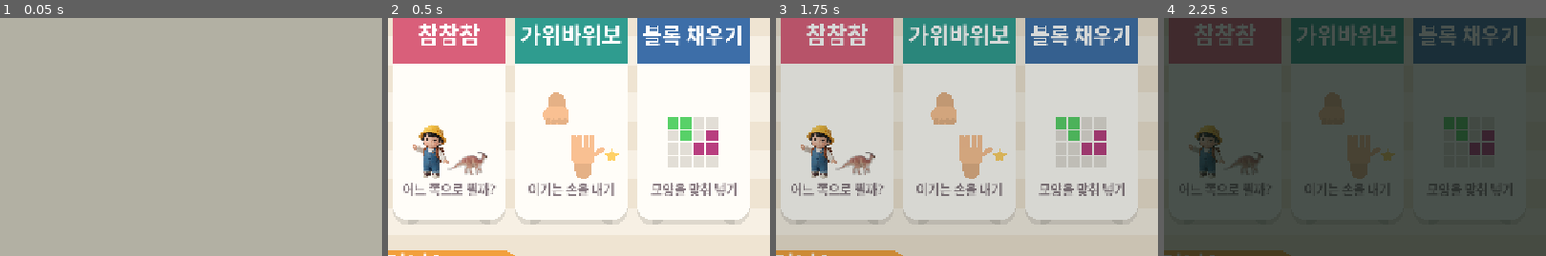
Above: before the commit, frames 1-4 (left to right).
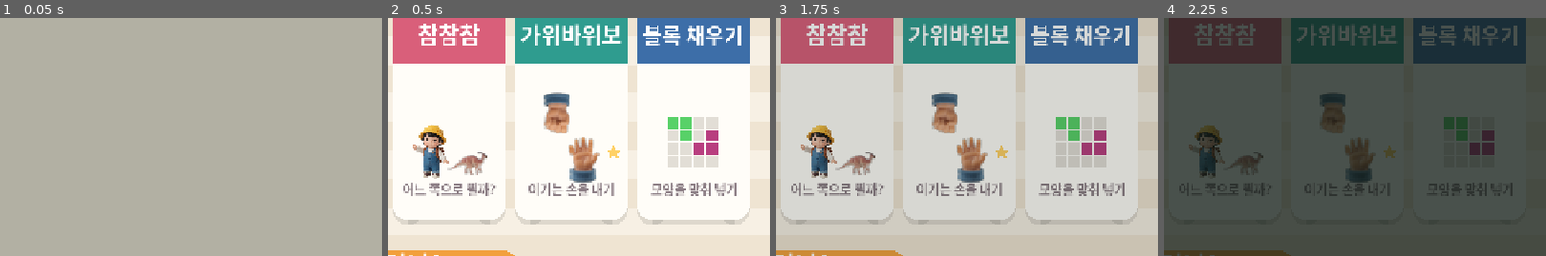
Above: after the commit, the same moments.

Repository: DevJieung/JingIPA
Game: Godot game, scene res://shell/boot.tscn
Two runs of this game, one before a commit and one after it. Both use one fixed random seed, a clock stepped at 60 frames per second and the inputs below.
Inputs (mouse positions are % of the whole screen's width and height, from its top left):
- Up to frame 1 (0.05 s): no input
- Up to frame 2 (0.5 s): no input
- Up to frame 3 (1.75 s): tap Enter at 0.5 s; drag from (50, 50) to (60, 28) at 0.52 s; click "집으로" at 1.25 s
- Up to frame 4 (2.25 s): drag from (30, 55) to (45, 70) at 2.02 s
The pictures show only the part of the screen within x 50-100%, y 26-76%; the shares and areas given below are measured in that part.

Frame 1 is identical in both runs. In frame 2, 2.5% of the frame differs, in the area x 40-61%, y 31-70%; in frame 3, 2.4%; in frame 4, 1.1%.

Commit message:
가위바위보 — 손을 공룡·두리와 같은 장난감 손으로
옆에 선 공룡은 손으로 칠한 피규어 사진인데 손만 납작한 색면이라 통째로 겉돌았다.
Krea 2 로 손 셋을 같은 화풍(장난감 피규어)으로 뽑아 갈아 끼웠다. 소매는 두리의
멜빵바지와 같은 데님이라, 잘린 손목이 아니라 "옷 입은 손"으로 보이면서 누구
손인지도 글자 없이 읽힌다.

규칙 27 을 깨지 않는다 — 손은 판정이 안 보는 그림이다 (누르는 것은 카드 네모다).
자리와 크기는 여전히 도형이 정하고(HAND_WRIST·HAND_LIFT 를 _fist 의 손목에서
역산했다), 그림은 거기 맞춰 앉는다. 그래서 가위바위보·허브의 자리값을 하나도
다시 안 맞췄고, 그림이 없으면 도형으로 돈다.

- core/look.gd: draw_hand 가 그림이 있으면 그림, 없으면 기존 도형.
  draw_set_transform 을 안 쓰고 네 귀퉁이를 직접 돌린다 (부르는 쪽 변환을
  지우면 안 된다). 좌우로 뒤집지 않는다 — 상대 손은 180도 회전이다 (규칙 26).
- tools/theme/gen_theme.py: 손 한 벌 + fit_hand. 손목 밴드를 자로 삼아 세 장을
  같은 512x512 틀에 앉힌다. 시드는 실루엣이 제일 또렷한 쪽으로 손마다 골랐다
  (후보 여덟 벌을 나란히 놓고 봤다).
- 카드 이름표를 손 위로: 아래에 두면 데님 소매가 글자를 덮는다 (대비 3:1).
- tests/rps_check.gd: 세 장이 다 있는지 · 크기가 같은지 · 밴드가 look.gd 가
  말하는 자리에 있는지. 한 장만 다시 뽑아 끼우면 눈으로는 안 잡힌다.

검증 전부 통과 (25개). APK: build/android/rogame-test.apk

Co-Authored-By: Claude Opus 5 (1M context) <noreply@anthropic.com>

Diff:
--- a/core/look.gd
+++ b/core/look.gd
@@ -47,17 +47,64 @@
 const HAND_ROCK := 1
 const HAND_PAPER := 2
 
-
-## 손 하나를 **코드로** 그린다 (규칙 27 — 놀이에 쓰이는 그림은 이미지가 아니다).
+## --- 손 그림의 틀 -------------------------------------------------------- ##
+## ★ **tools/theme/gen_theme.py 의 HAND_CUFF_W · HAND_CUFF_V 와 같은 수다.**
+##   그 도구가 손목 밴드(파란 소매)를 자로 삼아 세 장을 같은 틀에 앉혀 주므로,
+##   여기서는 밴드 하나만 알면 세 손이 저절로 같은 손목·같은 자리에 선다.
+##   한쪽만 고치면 손이 화면에서 어긋난 자리에 뜬다 — 반드시 같이 고쳐라.
+const HAND_CUFF_W := 0.44        ## 밴드 폭 ÷ 그림 가로
+const HAND_CUFF_V := 0.77        ## 밴드 한가운데 ÷ 그림 세로
+
+## 밴드 폭을 r 의 몇 배로 그리는가 / `at` 이 밴드에서 손가락 쪽으로 r 의 몇 배인가.
+## ★ 눈대중이 아니라 **아래 도형 손에서 역산한 값**이다. 이 둘이면 그림 손의
+##   손끝(1.40r)과 손목 끝(1.47r)이 도형 손의 1.42r · 1.47r 과 겹친다 —
+##   즉 그림이 도형과 **같은 네모**를 차지한다. 그래서 손을 그림으로 갈아 끼워도
+##   가위바위보·허브의 자리값을 하나도 다시 안 맞춰도 됐다.
+##   (밴드 자체는 도형 손목보다 굵다. 장난감 손이 원래 그렇고, 맞춰야 하는 것은
+##    손목 굵기가 아니라 손이 차지하는 자리다.)
+const HAND_WRIST := 1.40
+const HAND_LIFT := 1.05
+
+
+## 손 그림 한 장. 없으면 null — 그러면 draw_hand 가 도형으로 그린다.
+## (두리와 같은 규약이다: 자산 하나가 없다고 아이 화면이 통째로 안 뜨면 안 된다.)
+static func hand_tex(kind: int) -> Texture2D:
+	var id := "hand_rock"
+	match kind:
+		HAND_SCISSORS:
+			id = "hand_scissors"
+		HAND_PAPER:
+			id = "hand_paper"
+	if _cache.has(id):
+		return _cache[id]
+	var path := ART + id + ".png"
+	var tex: Texture2D = null
+	if ResourceLoader.exists(path):
+		tex = load(path) as Texture2D
+	_cache[id] = tex
+	return tex
+
+
+## 손 하나를 그린다.
 ##
 ## ★ 여기 한 곳에만 있는 이유: 허브 카드 그림과 가위바위보 화면이 **같은 손**이어야
 ##   아이가 "이 카드가 그 놀이"라는 것을 글자 없이 안다. 두 곳에 따로 그렸더니
 ##   허브의 바위가 그냥 동그라미가 됐다.
 ##
+## ★ 그림이 있으면 그림, 없으면 도형이다. **도형 쪽을 지우지 마라** —
+##   규칙 27 이 지키려는 것은 "이미지 금지"가 아니라 *놀이의 판정과 자리가 코드에
+##   남아 있을 것*이다. 손은 판정에 안 쓰이지만(누르는 것은 카드 네모다) 자리와
+##   크기는 여전히 도형이 정하고, 그림은 거기 맞춰 앉는다 (HAND_WRIST · HAND_LIFT).
+##
 ## dir 은 손가락이 뻗는 쪽 (내 손은 위, 상대 손은 아래).
+## col 은 도형일 때 살빛이고, 그림일 때는 **투명도만** 쓴다 (그림이 제 색을 갖고 있다).
 ## 회전·확대가 필요하면 부르는 쪽이 draw_set_transform 을 걸고 at 에 Vector2.ZERO 를 준다.
 static func draw_hand(ci: CanvasItem, at: Vector2, r: float, kind: int,
 		dir: Vector2, col: Color) -> void:
+	var tex := hand_tex(kind)
+	if tex != null:
+		_draw_hand_tex(ci, tex, at, r, dir, col.a)
+		return
 	var pp := Vector2(-dir.y, dir.x)
 	var dark := Color(col.darkened(0.08), col.a)
 	# 손목 (손가락 반대쪽으로 빠진다).
@@ -85,6 +132,38 @@
 			_fist(ci, at, r, dir, pp, col, dark, 4)
 
 
+## 손 그림 한 장을 dir 쪽으로 세워서 그린다.
+##
+## ★ draw_set_transform 을 쓰지 않는다 — 부르는 쪽이 이미 걸어 둔 변환을 지워 버린다
+##   (가위바위보의 _hand_at 이 회전·확대를 그렇게 건다). 그래서 네 귀퉁이를 직접 돌려
+##   텍스처 사각형을 폴리곤으로 그린다.
+## ★ **돌리는 것이지 뒤집는 것이 아니다.** 좌우로 뒤집으면 오른손이 왼손이 된다 —
+##   그림으로 없는 말을 하지 않는다는 규칙 26 과 같은 자리다. 상대 손이 180도 돌아
+##   있는 것은 실제로 마주 앉은 사람의 손이 그렇게 보이기 때문이라 거짓말이 아니다.
+static func _draw_hand_tex(ci: CanvasItem, tex: Texture2D, at: Vector2, r: float,
+		dir: Vector2, a: float) -> void:
+	var ts := Vector2(tex.get_width(), tex.get_height())
+	if ts.x <= 0.0 or ts.y <= 0.0 or r <= 0.0 or a <= 0.004:
+		return
+	var s := HAND_WRIST * r / (HAND_CUFF_W * ts.x)   ## 화면 길이 ÷ 그림 픽셀
+	# 그림의 아래쪽(+y)이 dir 의 반대를 본다. ex 는 거기서 90도 돌린 것 — 회전이라 안 뒤집힌다.
+	var ey := -dir.normalized()
+	var ex := ey.rotated(-PI * 0.5)
+	# `at` 에 해당하는 그림 속 자리 — 밴드 한가운데에서 손가락 쪽으로 HAND_LIFT * r 이다.
+	# ★ 그 길이를 그림 픽셀로 되돌리면 r 이 **약분된다**. 그래서 이 점은 크기와 무관한
+	#   그림 안의 고정점이고, 손을 키우거나 줄여도 기준이 안 흔들린다.
+	var lift := HAND_LIFT * HAND_CUFF_W * ts.x / HAND_WRIST
+	var anchor := Vector2(ts.x * 0.5, ts.y * HAND_CUFF_V - lift)
+	var pts := PackedVector2Array()
+	var corners: Array[Vector2] = [Vector2.ZERO, Vector2(ts.x, 0.0), ts, Vector2(0.0, ts.y)]
+	for c in corners:
+		var d: Vector2 = (c - anchor) * s
+		pts.append(at + ex * d.x + ey * d.y)
+	var tint := Color(1.0, 1.0, 1.0, a)
+	ci.draw_polygon(pts, PackedColorArray([tint, tint, tint, tint]),
+			PackedVector2Array([Vector2.ZERO, Vector2(1, 0), Vector2.ONE, Vector2(0, 1)]), tex)
+
+
 ## 주먹. n = 보이는 손가락 마디 수 (가위는 둘이 뻗어 있으므로 둘만 보인다)
 static func _fist(ci: CanvasItem, at: Vector2, r: float, dir: Vector2, pp: Vector2,
 		col: Color, dark: Color, n: int) -> void:
--- a/games/rps/scripts/rps_game.gd
+++ b/games/rps/scripts/rps_game.gd
@@ -585,7 +585,9 @@
 				s1 + d * 17.0, s1 + pp * 13.0, s1 - pp * 13.0]), Color(Look.ACCENT, 0.42 * a))
 	for h in pos:
 		draw_circle(pos[h], 44.0, Color(CARD_BG, 0.92 * a))
-		_hand_at(pos[h], 30.0, int(h), Vector2.UP, Color(SKIN, a), 0.0, 1.0)
+		# ★ 손은 `at` 위로 1.18r · 아래로 1.48r 을 차지한다 (손목이 더 길다).
+		#   그대로 두면 동그라미 아래로 소매가 삐져나오므로 그 차이의 절반만큼 올린다.
+		_hand_at(pos[h] - Vector2(0.0, 4.5), 30.0, int(h), Vector2.UP, Color(SKIN, a), 0.0, 1.0)
 
 
 ## 친구 공룡 — 손은 따로 그린다 (놀이 마당 쪽에서).
@@ -675,11 +677,13 @@
 			bg = CARD_BG.lerp(Color(Look.GOLD), 0.55 * k)
 		_round_rect(rr, 30.0, bg)
 		_round_rect_outline(rr, 30.0, Color(INK_SOFT, 0.35), 4.0)
-		_hand_at(rr.position + Vector2(rr.size.x * 0.5, 104.0), 66.0, h, Vector2.UP,
+		# ★ 이름표가 손 **위**에 있다. 아래에 두면 손목의 소매가 글자를 덮는다 —
+		#   진한 데님 위의 검은 글씨는 대비가 3:1 밖에 안 나와서, 눈으로는 그냥
+		#   "이름이 없어진 것"으로 보인다. 손을 줄여서 피하는 것보다 이쪽이 낫다.
+		_text_centered(RpsGen.hand_name(h),
+				Vector2(rr.position.x + rr.size.x * 0.5, rr.position.y + 46.0), 34, INK)
+		_hand_at(rr.position + Vector2(rr.size.x * 0.5, 127.0), 62.0, h, Vector2.UP,
 				SKIN, 0.0, 1.0)
-		_text_centered(RpsGen.hand_name(h),
-				Vector2(rr.position.x + rr.size.x * 0.5, rr.position.y + rr.size.y - 34.0),
-				34, INK)
 
 
 func _paint_name() -> void:
--- a/shell/hub.gd
+++ b/shell/hub.gd
@@ -237,11 +237,11 @@
 			# 별이 아래(=내 손) 쪽에 붙어 있는 것까지 게임 화면과 같은 말이다.
 			# ★ 아래로 너무 내리면 편 손의 손가락이 카드 밑줄(부제)을 물어뜯는다.
 			var k := minf(1.0, (w - 26.0) / 210.0)
-			Look.draw_hand(self, c + Vector2(-32.0 * k, -60.0 * k), 34.0 * k,
+			Look.draw_hand(self, c + Vector2(-30.0 * k, -52.0 * k), 40.0 * k,
 					Look.HAND_ROCK, Vector2.DOWN, Look.SKIN)
-			Look.draw_hand(self, c + Vector2(26.0 * k, 28.0 * k), 34.0 * k,
+			Look.draw_hand(self, c + Vector2(26.0 * k, 26.0 * k), 40.0 * k,
 					Look.HAND_PAPER, Vector2.UP, Look.SKIN)
-			_paint_star(c + Vector2(88.0 * k, 28.0 * k), 17.0 * k, Look.GOLD)
+			_paint_star(c + Vector2(92.0 * k, 20.0 * k), 17.0 * k, Look.GOLD)
 		"kanoodle":
 			# 격자 위에 조각 두 개
 			var g := 22.0
--- a/tests/rps_check.gd
+++ b/tests/rps_check.gd
@@ -91,11 +91,13 @@
 	var play_bad := await _play_stages()
 	var help_bad := await _help_check()
 	var limit_bad := await _limit_check()
+	var art_bad := _art_check()
 
 	var ok := rule_bad == 0 and bad_axes == 0 and bad_make == 0 and play_bad == 0 \
-			and help_bad == 0 and limit_bad == 0 and _free_miss > 0
-	print("%s 판 %d개: 규칙표이상 %d건, 축한계이탈 %d건, 판생성이상 %d건, 플레이실패 %d건, 안내이상 %d건, 상한탈출이상 %d건"
-			% ["  " if ok else "!!", made, rule_bad, bad_axes, bad_make, play_bad, help_bad, limit_bad])
+			and help_bad == 0 and limit_bad == 0 and art_bad == 0 and _free_miss > 0
+	print("%s 판 %d개: 규칙표이상 %d건, 축한계이탈 %d건, 판생성이상 %d건, 플레이실패 %d건, 안내이상 %d건, 상한탈출이상 %d건, 손그림이상 %d건"
+			% ["  " if ok else "!!", made, rule_bad, bad_axes, bad_make, play_bad, help_bad,
+				limit_bad, art_bad])
 	print("   모르는 아이가 통틀어 %d번 틀렸다 (0 이면 그 아이 흉내가 헛돈 것이다)" % _free_miss)
 	print("   판정: %s" % ("정상" if ok else "이상 — 위 !! 줄을 보세요"))
 	get_tree().quit(0 if ok else 1)
@@ -402,3 +404,91 @@
 		print("!! 상한에 닿았는데 집으로 안 갔다 — 축하 장면에서 얼어붙는다")
 	g.queue_free()
 	return bad
+
+
+# --------------------------------------------------------------------------- #
+# 손 그림 한 벌
+# --------------------------------------------------------------------------- #
+
+## 손 셋이 **한 벌인가**, 그리고 core/look.gd 가 말하는 자리에 손목이 있는가.
+##
+## ★ 손 셋은 따로 있는 그림이 아니라 한 벌이다 — tools/theme/gen_theme.py 의 fit_hand 가
+##   손목 밴드를 자로 삼아 세 장을 같은 틀에 앉힌다. 한 장만 다시 뽑아 끼우면 손목
+##   굵기와 높이가 어긋나서 카드 세 장이 서로 다른 사람 손처럼 보이는데,
+##   **화면이 없는 이 머신에서는 눈으로 절대 안 잡힌다.** 그래서 여기서 잰다.
+## ★ 그림이 아예 없으면 통과다. 없으면 도형 손으로 도는 것이 정상이기 때문이다
+##   (Look.draw_hand 의 되돌아갈 자리). 다만 **셋 중 일부만** 있으면 실패다 —
+##   카드 한 장만 그림이면 그게 제일 이상해 보인다.
+func _art_check() -> int:
+	var kinds := [Look.HAND_SCISSORS, Look.HAND_ROCK, Look.HAND_PAPER]
+	var names := ["가위", "바위", "보"]
+	var have := 0
+	for k in kinds:
+		if Look.hand_tex(int(k)) != null:
+			have += 1
+	if have == 0:
+		print("   손 그림 없음 — 도형 손으로 돈다 (그것도 정상이다)")
+		return 0
+	if have < kinds.size():
+		print("!! 손 그림이 %d/3 장뿐이다 — 카드 일부만 그림이면 제일 이상해 보인다" % have)
+		return 1
+	var bad := 0
+	var size0 := Vector2i.ZERO
+	for i in kinds.size():
+		var img: Image = Look.hand_tex(int(kinds[i])).get_image()
+		var sz := Vector2i(img.get_width(), img.get_height())
+		if i == 0:
+			size0 = sz
+		elif sz != size0:
+			bad += 1
+			print("!! %s 손 크기가 %s — 다른 손은 %s 다. 한 벌이 아니다" % [names[i], sz, size0])
+		var box := _cuff_box(img)
+		if box.size.x <= 0:
+			bad += 1
+			print("!! %s 손에서 손목 밴드(파랑)를 못 찾았다 — fit_hand 를 안 탄 그림이다" % names[i])
+			continue
+		var cw := float(box.size.x) / float(sz.x)
+		var cv := (float(box.position.y) + float(box.size.y) * 0.5) / float(sz.y)
+		var cx := (float(box.position.x) + float(box.size.x) * 0.5) / float(sz.x)
+		var why := ""
+		if absf(cw - Look.HAND_CUFF_W) > 0.03:
+			why += " 폭 %.3f(≠%.2f)" % [cw, Look.HAND_CUFF_W]
+		if absf(cv - Look.HAND_CUFF_V) > 0.03:
+			why += " 높이 %.3f(≠%.2f)" % [cv, Look.HAND_CUFF_V]
+		if absf(cx - 0.5) > 0.03:
+			why += " 가로한가운데 %.3f(≠0.50)" % cx
+		if why.is_empty():
+			print("   %s 손: %dx%d, 밴드 폭 %.3f · 높이 %.3f · 가운데 %.3f" % [names[i], sz.x, sz.y, cw, cv, cx])
+		else:
+			bad += 1
+			print("!! %s 손의 손목 밴드가 look.gd 의 자와 어긋난다:%s" % [names[i], why])
+	return bad
+
+
+## 손목 밴드(데님 파랑)의 네모. **tools/theme/gen_theme.py 의 cuff_box 와 같은 잣대**다
+## (파랑이 빨강보다 18/255 이상 진하고, 파랑이 70/255 이상, 불투명한 곳).
+## 두 칸씩 건너뛰며 본다 — 밴드는 그림의 5분의 1을 덮는 큰 덩어리라 이걸로 충분하다.
+func _cuff_box(img: Image) -> Rect2i:
+	var w := img.get_width()
+	var h := img.get_height()
+	var x0 := w
+	var y0 := h
+	var x1 := -1
+	var y1 := -1
+	var n := 0
+	var y := 0
+	while y < h:
+		var x := 0
+		while x < w:
+			var c := img.get_pixel(x, y)
+			if c.a > 0.392 and c.b > c.r + 0.070 and c.b > 0.275:
+				n += 1
+				x0 = mini(x0, x)
+				x1 = maxi(x1, x)
+				y0 = mini(y0, y)
+				y1 = maxi(y1, y)
+			x += 2
+		y += 2
+	if n < 200:
+		return Rect2i()
+	return Rect2i(x0, y0, x1 - x0, y1 - y0)
Binary file added: core/art/hand_paper.png
Not shown, added: core/art/hand_paper.png.import
Binary file added: core/art/hand_rock.png
Not shown, added: core/art/hand_rock.png.import
Binary file added: core/art/hand_scissors.png
Not shown, added: core/art/hand_scissors.png.import
Not shown, changed: CLAUDE.md
Not shown, changed: docs/look-rules.md
Not shown, changed: docs/rps-rules.md
Not shown, changed: tools/theme/gen_theme.py
